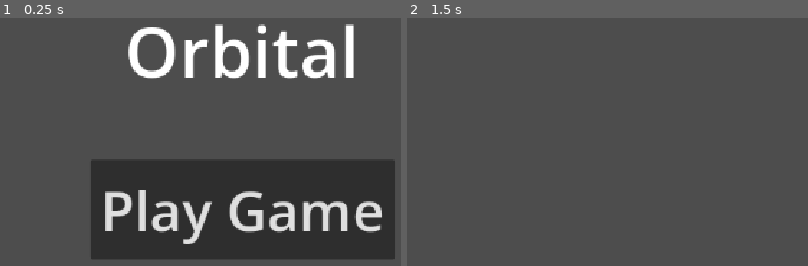
Above: before the commit, frames 1-2 (left to right).
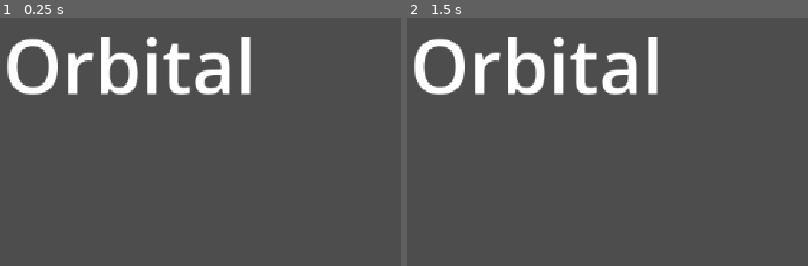
Above: after the commit, the same moments.

Repository: harshilarora250/orbital-game
Game: Godot game, scene res://main-menu.tscn
Two runs of this game, one before a commit and one after it. Both use one fixed random seed, a clock stepped at 60 frames per second and the inputs below.
Inputs (mouse positions are in pixels of both pictures, inside the frame that each line leads up to):
- Up to frame 1 (0.25 s): no input
- Up to frame 2 (1.5 s): click (651, 208) at 0.5 s, where only the run before the commit has a clickable "Play Game"; tap Enter at 1.25 s; move the mouse to (outside the picture) at 1.27 s; hold Right from 1.28 s (still down); tap Alt at 1.35 s; click (outside the picture) at 1.42 s

The runs differ from the first frame. In frame 1, 39% of the frame differs, in the area x 1-99%, y 2-98%; in frame 2, 5.9%.

Commit message:
Fixed main menu config error and added music

Diff:
--- /dev/null
+++ b/assets/Main Menu Song.json
@@ -0,0 +1,569 @@
+{
+	"format": "BeepBox",
+	"version": 9,
+	"scale": "easy :)",
+	"key": "B",
+	"introBars": 0,
+	"loopBars": 4,
+	"beatsPerBar": 8,
+	"ticksPerBeat": 4,
+	"beatsPerMinute": 150,
+	"layeredInstruments": false,
+	"patternInstruments": false,
+	"channels": [
+		{
+			"type": "pitch",
+			"instruments": [
+				{
+					"type": "FM",
+					"volume": 80,
+					"eqFilter": [],
+					"preset": 388,
+					"effects": [
+						"chord type",
+						"note filter",
+						"reverb"
+					],
+					"chord": "strum",
+					"noteFilter": [
+						{
+							"type": "low-pass",
+							"cutoffHz": 11313.71,
+							"linearGain": 0.1768
+						}
+					],
+					"reverb": 33,
+					"fadeInSeconds": 0,
+					"fadeOutTicks": 48,
+					"algorithm": "1←(2 3←4)",
+					"feedbackType": "3⟲",
+					"feedbackAmplitude": 5,
+					"operators": [
+						{
+							"frequency": "2×",
+							"amplitude": 14
+						},
+						{
+							"frequency": "1×",
+							"amplitude": 6
+						},
+						{
+							"frequency": "9×",
+							"amplitude": 4
+						},
+						{
+							"frequency": "1×",
+							"amplitude": 11
+						}
+					],
+					"envelopes": [
+						{
+							"target": "noteFilterAllFreqs",
+							"envelope": "twang 1"
+						},
+						{
+							"target": "operatorAmplitude",
+							"envelope": "twang 2",
+							"index": 2
+						},
+						{
+							"target": "feedbackAmplitude",
+							"envelope": "twang 1"
+						}
+					]
+				}
+			],
+			"patterns": [
+				{
+					"notes": [
+						{
+							"pitches": [
+								50
+							],
+							"points": [
+								{
+									"tick": 2,
+									"pitchBend": 0,
+									"volume": 100
+								},
+								{
+									"tick": 4,
+									"pitchBend": 0,
+									"volume": 100
+								}
+							]
+						},
+						{
+							"pitches": [
+								48
+							],
+							"points": [
+								{
+									"tick": 6,
+									"pitchBend": 0,
+									"volume": 100
+								},
+								{
+									"tick": 8,
+									"pitchBend": 0,
+									"volume": 100
+								}
+							]
+						},
+						{
+							"pitches": [
+								45
+							],
+							"points": [
+								{
+									"tick": 8,
+									"pitchBend": 0,
+									"volume": 100
+								},
+								{
+									"tick": 10,
+									"pitchBend": 0,
+									"volume": 100
+								}
+							]
+						},
+						{
+							"pitches": [
+								50
+							],
+							"points": [
+								{
+									"tick": 12,
+									"pitchBend": 0,
+									"volume": 100
+								},
+								{
+									"tick": 14,
+									"pitchBend": 0,
+									"volume": 100
+								}
+							]
+						},
+						{
+							"pitches": [
+								52
+							],
+							"points": [
+								{
+									"tick": 14,
+									"pitchBend": 0,
+									"volume": 100
+								},
+								{
+									"tick": 16,
+									"pitchBend": 0,
+									"volume": 100
+								}
+							]
+						},
+						{
+							"pitches": [
+								60
+							],
+							"points": [
+								{
+									"tick": 16,
+									"pitchBend": 0,
+									"volume": 100
+								},
+								{
+									"tick": 18,
+									"pitchBend": 0,
+									"volume": 100
+								}
+							]
+						},
+						{
+							"pitches": [
+								55,
+								45
+							],
+							"points": [
+								{
+									"tick": 20,
+									"pitchBend": 0,
+									"volume": 100
+								},
+								{
+									"tick": 22,
+									"pitchBend": 0,
+									"volume": 100
+								}
+							]
+						},
+						{
+							"pitches": [
+								50
+							],
+							"points": [
+								{
+									"tick": 24,
+									"pitchBend": 0,
+									"volume": 100
+								},
+								{
+									"tick": 26,
+									"pitchBend": 0,
+									"volume": 100
+								}
+							]
+						},
+						{
+							"pitches": [
+								38
+							],
+							"points": [
+								{
+									"tick": 28,
+									"pitchBend": 0,
+									"volume": 100
+								},
+								{
+									"tick": 30,
+									"pitchBend": 0,
+									"volume": 100
+								}
+							]
+						}
+					]
+				},
+				{
+					"notes": []
+				},
+				{
+					"notes": []
+				},
+				{
+					"notes": []
+				},
+				{
+					"notes": []
+				},
+				{
+					"notes": []
+				},
+				{
+					"notes": []
+				},
+				{
+					"notes": []
+				}
+			],
+			"sequence": [
+				1,
+				1,
+				1,
+				1,
+				1,
+				1,
+				1,
+				1,
+				1,
+				1,
+				1,
+				1,
+				1,
+				1,
+				1,
+				1,
+				0,
+				0,
+				0,
+				0,
+				0,
+				0,
+				0,
+				0,
+				0,
+				0,
+				0,
+				0
+			],
+			"octaveScrollBar": 3
+		},
+		{
+			"type": "pitch",
+			"instruments": [
+				{
+					"type": "chip",
+					"volume": 80,
+					"eqFilter": [
+						{
+							"type": "low-pass",
+							"cutoffHz": 4000,
+							"linearGain": 2
+						}
+					],
+					"preset": 647,
+					"effects": [
+						"vibrato",
+						"chorus",
+						"reverb"
+					],
+					"vibrato": "light",
+					"chorus": 100,
+					"reverb": 33,
+					"fadeInSeconds": 0.0125,
+					"fadeOutTicks": 72,
+					"wave": "rounded",
+					"unison": "none",
+					"envelopes": []
+				}
+			],
+			"patterns": [
+				{
+					"notes": []
+				},
+				{
+					"notes": []
+				},
+				{
+					"notes": []
+				},
+				{
+					"notes": []
+				},
+				{
+					"notes": []
+				},
+				{
+					"notes": []
+				},
+				{
+					"notes": []
+				},
+				{
+					"notes": []
+				}
+			],
+			"sequence": [
+				1,
+				1,
+				1,
+				1,
+				1,
+				1,
+				1,
+				1,
+				1,
+				1,
+				1,
+				1,
+				1,
+				1,
+				1,
+				1,
+				0,
+				0,
+				0,
+				0,
+				0,
+				0,
+				0,
+				0,
+				0,
+				0,
+				0,
+				0
+			],
+			"octaveScrollBar": 2
+		},
+		{
+			"type": "pitch",
+			"instruments": [
+				{
+					"type": "FM",
+					"volume": 80,
+					"eqFilter": [],
+					"preset": 135,
+					"effects": [
+						"note filter"
+					],
+					"noteFilter": [
+						{
+							"type": "low-pass",
+							"cutoffHz": 19027.31,
+							"linearGain": 0.3536
+						}
+					],
+					"fadeInSeconds": 0,
+					"fadeOutTicks": -3,
+					"algorithm": "1←(2 3 4)",
+					"feedbackType": "3⟲",
+					"feedbackAmplitude": 6,
+					"operators": [
+						{
+							"frequency": "3×",
+							"amplitude": 15
+						},
+						{
+							"frequency": "~1×",
+							"amplitude": 6
+						},
+						{
+							"frequency": "8×",
+							"amplitude": 4
+						},
+						{
+							"frequency": "1×",
+							"amplitude": 0
+						}
+					],
+					"envelopes": [
+						{
+							"target": "noteFilterAllFreqs",
+							"envelope": "twang 2"
+						},
+						{
+							"target": "feedbackAmplitude",
+							"envelope": "twang 2"
+						}
+					]
+				}
+			],
+			"patterns": [
+				{
+					"notes": []
+				},
+				{
+					"notes": []
+				},
+				{
+					"notes": []
+				},
+				{
+					"notes": []
+				},
+				{
+					"notes": []
+				},
+				{
+					"notes": []
+				},
+				{
+					"notes": []
+				},
+				{
+					"notes": []
+				}
+			],
+			"sequence": [
+				1,
+				1,
+				1,
+				1,
+				1,
+				1,
+				1,
+				1,
+				1,
+				1,
+				1,
+				1,
+				1,
+				1,
+				1,
+				1,
+				0,
+				0,
+				0,
+				0,
+				0,
+				0,
+				0,
+				0,
+				0,
+				0,
+				0,
+				0
+			],
+			"octaveScrollBar": 1
+		},
+		{
+			"type": "drum",
+			"instruments": [
+				{
+					"type": "noise",
+					"volume": 80,
+					"eqFilter": [
+						{
+							"type": "low-pass",
+							"cutoffHz": 16000,
+							"linearGain": 0.3536
+						}
+					],
+					"preset": 69,
+					"effects": [
+						"chord type"
+					],
+					"chord": "arpeggio",
+					"fadeInSeconds": 0,
+					"fadeOutTicks": -3,
+					"wave": "retro",
+					"envelopes": []
+				}
+			],
+			"patterns": [
+				{
+					"notes": []
+				},
+				{
+					"notes": []
+				},
+				{
+					"notes": []
+				},
+				{
+					"notes": []
+				},
+				{
+					"notes": []
+				},
+				{
+					"notes": []
+				},
+				{
+					"notes": []
+				},
+				{
+					"notes": []
+				}
+			],
+			"sequence": [
+				1,
+				1,
+				1,
+				1,
+				1,
+				1,
+				1,
+				1,
+				1,
+				1,
+				1,
+				1,
+				1,
+				1,
+				1,
+				1,
+				0,
+				0,
+				0,
+				0,
+				0,
+				0,
+				0,
+				0,
+				0,
+				0,
+				0,
+				0
+			]
+		}
+	]
+}
--- a/level-1.tscn
+++ b/level-1.tscn
@@ -1,3 +1,7 @@
 [gd_scene format=3 uid="uid://b2b5bdyum81di"]
 
+[ext_resource type="PackedScene" uid="uid://cueod3gsxngil" path="res://main-menu.tscn" id="1_4rc3e"]
+
 [node name="Node2D" type="Node2D" unique_id=1786816274]
+
+[node name="Control" parent="." unique_id=1194595929 instance=ExtResource("1_4rc3e")]
--- a/main-menu.tscn
+++ b/main-menu.tscn
@@ -1,34 +1,20 @@
 [gd_scene format=3 uid="uid://cueod3gsxngil"]
 
-[ext_resource type="Script" uid="uid://ojm5pmqxdmpd" path="res://main_menu.gd" id="1_gvk52"]
+[ext_resource type="AudioStream" uid="uid://ss6vmv18ixvs" path="res://assets/Main Menu Song.wav" id="1_gvk52"]
 
 [node name="Control" type="Control" unique_id=1194595929]
 layout_mode = 3
-anchors_preset = 15
-anchor_right = 1.0
-anchor_bottom = 1.0
-grow_horizontal = 2
-grow_vertical = 2
-script = ExtResource("1_gvk52")
+anchors_preset = 0
 
-[node name="Sprite2D" type="Sprite2D" parent="." unique_id=631035019]
+[node name="AudioStreamPlayer2D" type="AudioStreamPlayer2D" parent="." unique_id=1482449608]
+stream = ExtResource("1_gvk52")
+autoplay = true
 
-[node name="Label" type="Label" parent="." unique_id=1061038974]
+[node name="Label" type="Label" parent="." unique_id=33075987]
 layout_mode = 0
-offset_left = 407.0
-offset_top = 75.0
-offset_right = 744.0
-offset_bottom = 212.0
-theme_override_font_sizes/font_size = 100
+offset_left = 232.0
+offset_top = 90.0
+offset_right = 853.0
+offset_bottom = 256.0
+theme_override_font_sizes/font_size = 108
 text = "Orbital"
-
-[node name="Button" type="Button" parent="." unique_id=1887067933]
-layout_mode = 0
-offset_left = 358.0
-offset_top = 301.0
-offset_right = 796.0
-offset_bottom = 444.0
-theme_override_font_sizes/font_size = 80
-text = "Play Game"
-
-[connection signal="pressed" from="Button" to="." method="_on_button_pressed"]
Not shown, added: assets/Main Menu Song.wav.import
Not shown, added: assets/Main Menu Song.wav
